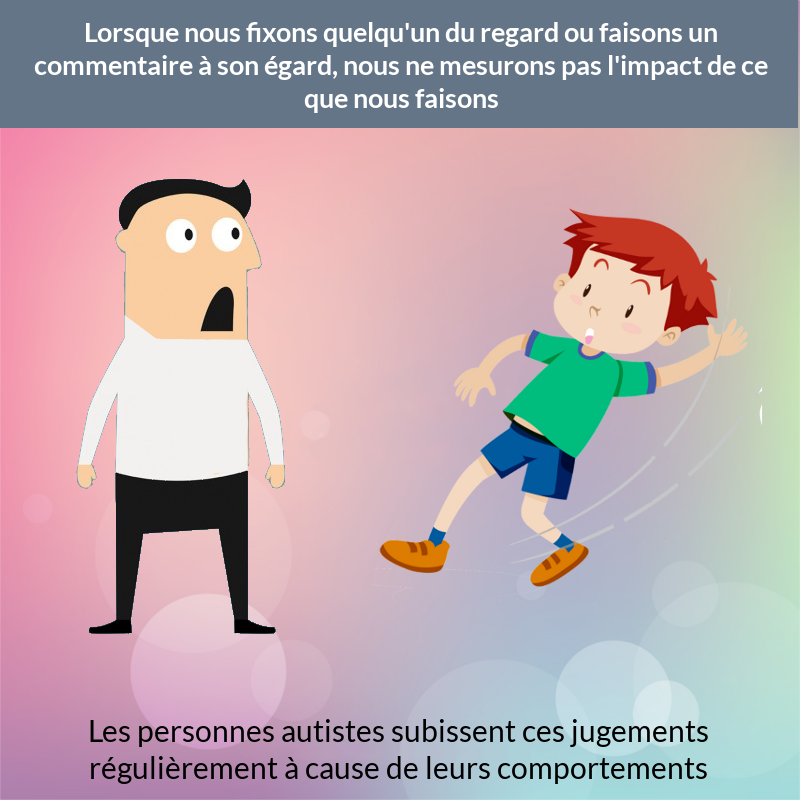
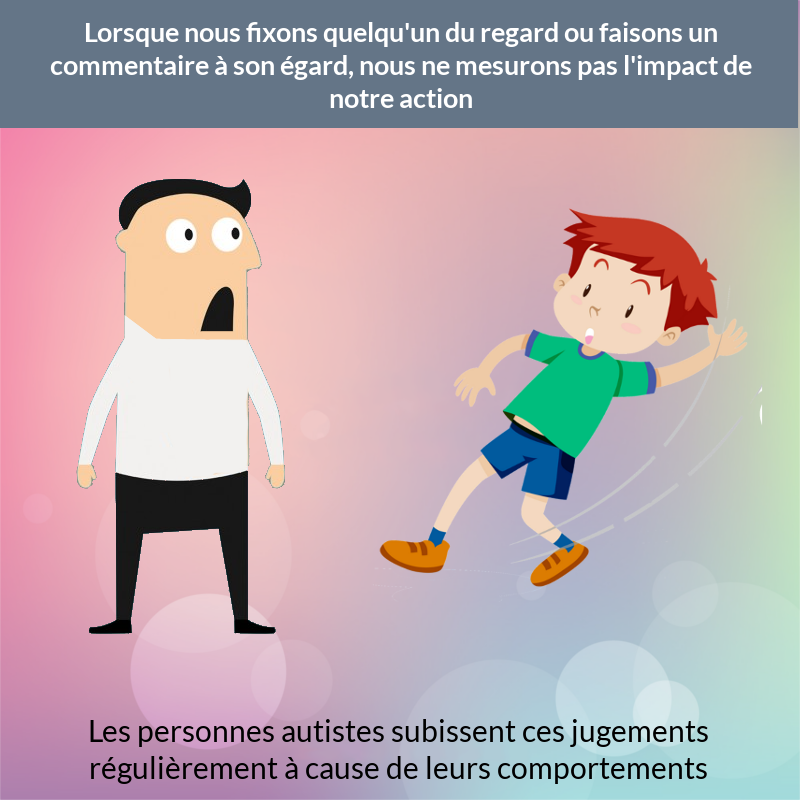
Layer changes from the first (800, 800) image to the second:
painted on "Lorsque nous fixons quelqu'un ..." over [34, 55, 768, 113]
